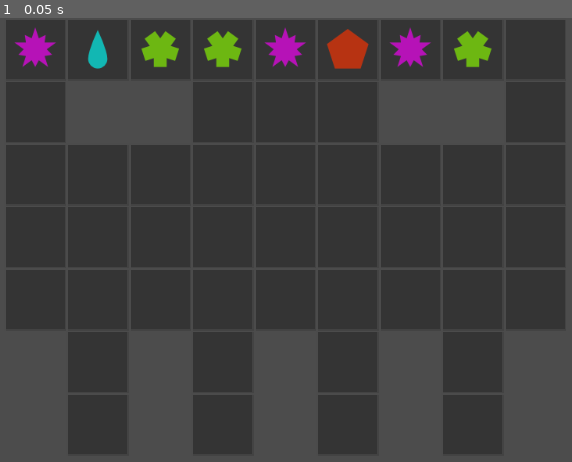
Above: before the commit, frame 1.
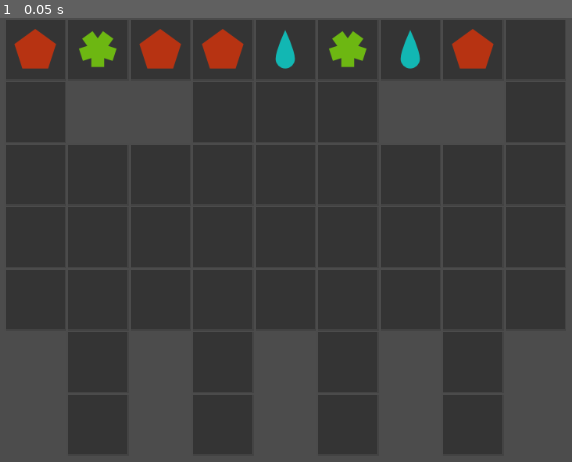
Above: after the commit, the same moment.

Repository: Erjaeger/GodotMatch3
Game: Godot game, scene res://Scenes/Level01.tscn
Same seed, same stepped clock (60 frames per second), same inputs: the game is played once before the commit and once after it.
Inputs:
- Up to frame 1 (0.05 s): no input

The runs differ from the first frame. In frame 1, 3.4% of the frame differs, in the area x 2-87%, y 2-12%.
Error before the commit: Invalid get index '10' (on base: 'Array'). (res://Scenes/Level01.gd:23)
Error after the commit: Invalid get index '10' (on base: 'Array'). (res://Scenes/Level01.gd:27)

Commit message:
Check win condination first version

Diff:
--- a/GameElements/PlayableTile.gd
+++ b/GameElements/PlayableTile.gd
@@ -7,7 +7,9 @@
 	preload('../Visuals/Texture4.png')
 	]
 
+var shape = null
+
 func _ready() -> void:
-	var randomText = randi() % 4
-	$Sprite.texture = textures[randomText]
+	shape = randi() % 4
+	$Sprite.texture = textures[shape]
 	return
--- a/Scripts/GameMechanics.gd
+++ b/Scripts/GameMechanics.gd
@@ -5,6 +5,10 @@
 var myLevelGrid = []
 var selectShapeTile = null
 var cellSize = null
+var my_seed = "Godot Rocks"
+
+func _ready() -> void:
+	seed(my_seed.hash())
 
 func generate_tile_on_tile_map() -> void:
 	var nbrTileWidth = 5
@@ -23,6 +27,8 @@
 		myLevelGrid[v.x][v.y] = PlayableTileScene.instance()
 		myLevelGrid[v.x][v.y].position = setShapePositionFromTileIndex(v)
 		add_child(myLevelGrid[v.x][v.y])
+
+	checkIfWinningCombinaison()
 
 
 func _input(event):
@@ -43,12 +49,13 @@
 				var shapeWhereReleased = myLevelGrid[posMouseOnTile.x][posMouseOnTile.y]
 				print(selectShapeTile['posOnArray'], posMouseOnTile)
 				var switchOkay = checkIfReleaseShapePossible(selectShapeTile['posOnArray'], posMouseOnTile)
-				print(switchOkay)
 				if(switchOkay):
 					myLevelGrid[posMouseOnTile.x][posMouseOnTile.y] = selectShapeTile['shape']
 					myLevelGrid[posMouseOnTile.x][posMouseOnTile.y].position = setShapePositionFromTileIndex(posMouseOnTile)
 					myLevelGrid[selectShapeTile.posOnArray.x][selectShapeTile.posOnArray.y] = shapeWhereReleased
 					myLevelGrid[selectShapeTile.posOnArray.x][selectShapeTile.posOnArray.y].position = setShapePositionFromTileIndex(selectShapeTile.posOnArray)
+#					Je teste si il y a des combinaisons gagnantes
+					checkIfWinningCombinaison()
 				else :
 					selectShapeTile['shape'].position = setShapePositionFromTileIndex(selectShapeTile['posOnArray'])
 				selectShapeTile = null
@@ -62,6 +69,36 @@
 		if(selectShapeTile != null):
 			selectShapeTile['shape'].position = event.position
 
+func checkIfWinningCombinaison():
+	var startValueX = {'shape':null, 'position':null}
+	var endValueX = {'shape':null, 'position':null}
+	var winCon = []
+#	Check horizontal combinaison
+	for x in range(myLevelGrid.size()):
+		for y in range(myLevelGrid[x].size()):
+			if myLevelGrid[x][y] != null:
+				if myLevelGrid[x][y].shape != startValueX.shape:
+					print(startValueX, ' ', endValueX)
+					if(startValueX.shape != null && endValueX.shape != null && endValueX.position.x - startValueX.position.x >= 3 ):
+						winCon.push({
+							'startValue': startValueX,
+							'endValue': endValueX,
+						})
+					startValueX = {
+						'shape': myLevelGrid[x][y].shape,
+						'position' : Vector2(x, y)
+						}
+					endValueX = {
+						'shape':null, 'position':null
+					}
+
+				elif myLevelGrid[x][y].shape == startValueX.shape:
+					endValueX = {
+						'shape': myLevelGrid[x][y].shape,
+						'position' : Vector2(x, y)
+					}
+	print("wincon", winCon)
+
 func checkIfReleaseShapePossible(posOrigin:Vector2, posRelease: Vector2) -> bool:
 #	Test d'un déplacement horizontal
 	if((posRelease.y == posOrigin.y + 1 && posRelease.x == posOrigin.x) || (posRelease.y == posOrigin.y - 1 && posRelease.x == posOrigin.x)):
